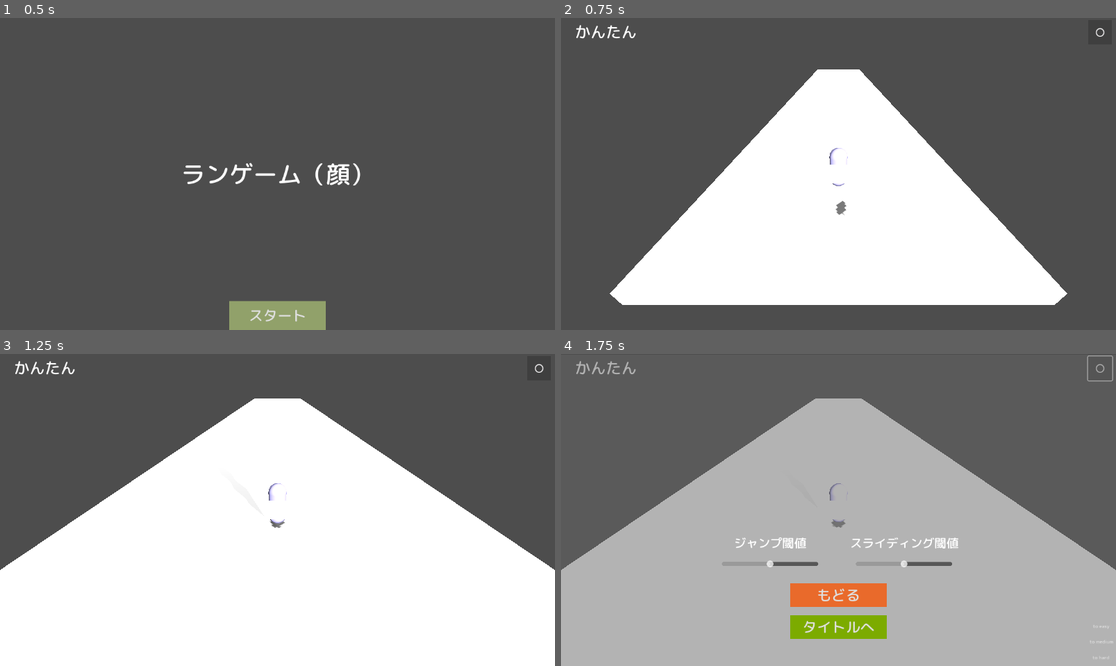
Above: before the commit, frames 1-4 (two rows, left to right).
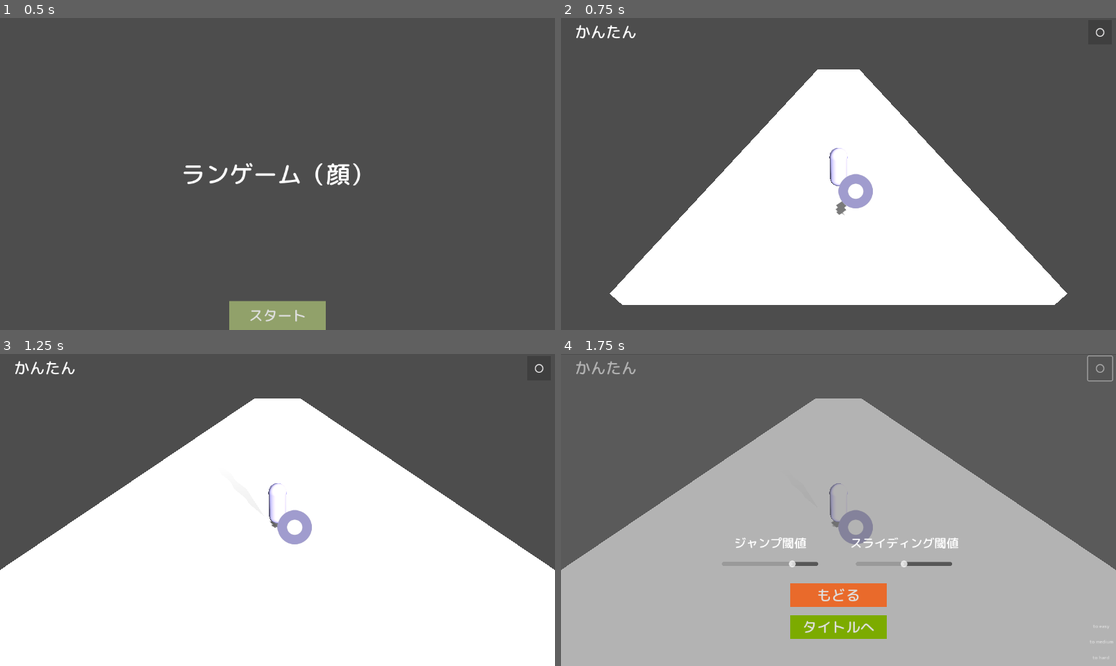
Above: after the commit, the same moments.

Repository: sumi4ki/Rungame_Face
Game: Godot game, scene res://Scenes/title.tscn
The game is run twice, just before and just after one commit, with the same random seed, the same clock (stepped at 60 frames per second) and the same inputs.
Inputs:
- Up to frame 1 (0.5 s): no input
- Up to frame 2 (0.75 s): click "スタート" at 0.5 s
- Up to frame 3 (1.25 s): no input
- Up to frame 4 (1.75 s): click "〇" at 1.25 s

Frame 1 is identical in both runs. In frame 2, 0.5% of the frame differs, in the area x 48-57%, y 46-62%; in frame 3, 0.5%; in frame 4, 0.5%, in the area x 37-57%, y 46-69%.

Commit message:
Add face_position_pointer

Diff:
--- a/Scenes/main.tscn
+++ b/Scenes/main.tscn
@@ -17,7 +17,8 @@
 [ext_resource type="Script" uid="uid://nx284e201d6t" path="res://Scritpts/camera_3d.gd" id="15_kltya"]
 [ext_resource type="Script" uid="uid://dc6uqga7qissg" path="res://Scritpts/web_socket_receive.gd" id="16_e08e2"]
 [ext_resource type="FontFile" uid="uid://b81osdtyc14l0" path="res://Fonts/MPLUSRounded1c-Medium.ttf" id="17_neg2b"]
-[ext_resource type="Script" uid="uid://b6e84cn8w7bh2" path="res://Scritpts/label.gd" id="18_r33sp"]
+[ext_resource type="Script" uid="uid://vgetc4i5spxx" path="res://Scritpts/face_position_pointer.gd" id="18_b3802"]
+[ext_resource type="Texture2D" uid="uid://cdka7oce1iefo" path="res://face_pointer80.png" id="18_fevyy"]
 
 [sub_resource type="Resource" id="Resource_82xsv"]
 script = ExtResource("5_ee4r6")
@@ -297,6 +298,10 @@
 z_pos_list = Array[int]([])
 float_amount_list = Array[float]([])
 metadata/_custom_type_script = "uid://fq1bgubwinrk"
+
+[sub_resource type="GDScript" id="GDScript_fevyy"]
+script/source = "extends Control
+"
 
 [sub_resource type="StyleBoxFlat" id="StyleBoxFlat_vivmo"]
 bg_color = Color(0, 0, 0, 0.180392)
@@ -354,6 +359,7 @@
 grow_horizontal = 2
 grow_vertical = 2
 mouse_filter = 2
+script = SubResource("GDScript_fevyy")
 
 [node name="ModeLabel" type="Label" parent="UserInterface"]
 custom_minimum_size = Vector2(150, 60)
@@ -365,7 +371,6 @@
 theme_override_fonts/font = ExtResource("17_neg2b")
 theme_override_font_sizes/font_size = 32
 text = "モード"
-script = ExtResource("18_r33sp")
 
 [node name="Pause_Button" type="Button" parent="UserInterface"]
 z_index = 1
@@ -426,21 +431,17 @@
 mouse_filter = 2
 color = Color(0, 0, 0, 0.54902)
 
-[node name="ColorRect" type="ColorRect" parent="UserInterface"]
-layout_mode = 1
-anchors_preset = 8
-anchor_left = 0.5
-anchor_top = 0.5
-anchor_right = 0.5
-anchor_bottom = 0.5
-offset_left = -20.0
-offset_top = -20.0
-offset_right = 20.0
-offset_bottom = 20.0
-grow_horizontal = 2
-grow_vertical = 2
+[node name="FacePositionPointer" type="TextureRect" parent="UserInterface"]
+layout_mode = 1
+offset_right = 240.0
+offset_bottom = 240.0
+scale = Vector2(0.3, 0.3)
+texture = ExtResource("18_fevyy")
+script = ExtResource("18_b3802")
+smooth_speed = 12.0
 
 [connection signal="collided" from="Player" to="." method="_on_player_collided"]
 [connection signal="message_received" from="WebSocket_receive" to="." method="_on_web_socket_receive_message_received"]
 [connection signal="message_received" from="WebSocket_receive" to="Player" method="_on_web_socket_receive_message_received"]
+[connection signal="message_received" from="WebSocket_receive" to="UserInterface/FacePositionPointer" method="_on_web_socket_receive_message_received"]
 [connection signal="pressed" from="UserInterface/Pause_Button" to="." method="_on_pause_button_pressed"]
--- /dev/null
+++ b/Scritpts/face_position_pointer.gd
@@ -0,0 +1,50 @@
+extends Control
+
+# ポインターの移動を滑らかにするための変数（オプション）
+@export var smooth_speed: float = 15.0
+var target_position: Vector2 = Vector2.ZERO
+var screen_size: Vector2
+# 感度を上げて、顔認識ギリギリのエリアに行かないようにする
+var pointer_sensitivity = 1.3
+var current_x = 0.5
+var current_y = 0.5
+
+func _ready():
+	# 初期位置を画面中央に
+	screen_size = get_viewport_rect().size
+	target_position = screen_size / 2
+	position = target_position
+
+func _process(delta):
+	# 現在の位置から目標位置へ滑らかに移動させる (Lerp). カクつきを抑える
+	position = position.lerp(target_position, smooth_speed * delta)
+
+func _on_web_socket_receive_message_received(data: Dictionary) -> void:
+	# 再生中に画面の大きさ変更への対応のため、画面サイズ取得
+	screen_size = get_viewport_rect().size
+
+	if data.has("face_x"):
+		var raw_x = clamp(float(data["face_x"]), 0.0, 1.0)
+		# 入力は左が1、Godotは左が0 なので反転させる
+		current_x = 1.0 - raw_x
+
+	if data.has("face_y"):
+		var raw_y = clamp(float(data["face_y"]), 0.0, 1.0)
+		# Y軸は通常 上が0、下が1 なのでそのまま
+		current_y = raw_y
+
+	# アンカーが画面中心であるため、入力から0.5引くことで -0.5 ~ 0.5 の値域に変換
+	current_x -= 0.5
+	current_y -= 0.5
+
+	# -0.5～0.5 の値を 画面サイズ(ピクセル) に変換.
+		# screen_sizeの半分を足して画面中央に補正.
+	var pixel_x = ((current_x * screen_size.x * pointer_sensitivity) + screen_size.x/1.9)
+	var pixel_y = ((current_y * screen_size.y * pointer_sensitivity) + screen_size.y/1.9)
+
+	# ポインターの中心を合わせるための補正
+	# (TextureRectのサイズなどが size に入っている前提)
+	var half_width = size.x / 2.0
+	var half_height = size.y / 2.0
+
+	target_position = Vector2(pixel_x - half_width, pixel_y - half_height)
--- a/Scritpts/label.gd
+++ /dev/null
@@ -1,7 +0,0 @@
-extends Label
-
-var score = 0
-
-# func _every_frame_score_update(s):
-# 	score = s
-# 	text = "speed：%s" % score
--- a/Scritpts/main.gd
+++ b/Scritpts/main.gd
@@ -67,17 +67,12 @@
 		websocket.send_message(message)
 
 func _on_web_socket_receive_message_received(data: Dictionary) -> void:
-	# "status"キーがあるかチェック (カメラ準備メッセージ)
+	# "status"キーがあるかチェック (カメラ準備メッセージ). カメラ初期化時に"status"を受信
 	if data.has("status"):
 		if data["status"] == "camera_ready":
 			chunk_director.start_spawning()
 		elif data["status"] == "camera_failed":
 			print("カメラの起動に失敗しました。")
-			# status_label.text = "準備完了！"
-			# start_button.disabled = false
-		# elif data["status"] == "camera_failed":
-			# status_label.text = "カメラの起動に失敗しました。"
-
 
 func _on_pause_button_pressed() -> void:
 	# 1. ポーズメニューのインスタンスを作成
--- a/Scritpts/player.gd
+++ b/Scritpts/player.gd
@@ -136,7 +136,6 @@
 
 	# ▼▼▼ モードに応じて処理を分岐 ▼▼▼
 	if Settings.current_slide_mode == Settings.SlideMode.TIMER:
-		# 従来通りタイマーを起動
 		sliding_timer.start()
 	elif Settings.current_slide_mode == Settings.SlideMode.HOLD:
 		# ホールドモードの場合、移動量の累積をリセットして記録開始
@@ -146,7 +145,7 @@
 func stop_sliding():
 	is_sliding = false
 	# アニメーション終了時にrunに戻るロジックが既にあるので、
-	# is_sliding を false にするだけでOK
+	# is_sliding を false にするだけ
 
 func Jump():
 	velocity.y = jump_velocity
--- a/Scritpts/settings.gd
+++ b/Scritpts/settings.gd
@@ -11,7 +11,7 @@
 # 現在のスライディングモードを保持する変数（デフォルトはTIMER）
 var current_slide_mode: SlideMode = SlideMode.TIMER
 
-var jump_velocity_threshold := 2.0 # 顔を速く動かしたときだけ反応
+var jump_velocity_threshold := 2.5 # 顔を速く動かしたときだけ反応
 var sliding_velocity_threshold := 1.5 # スライディングは発動しづらいから1.5中心にする
 
 # タイトル画面から「はじめから」プレイする時に呼び出すリセット関数
--- a/Scritpts/web_socket_receive.gd
+++ b/Scritpts/web_socket_receive.gd
@@ -24,12 +24,12 @@
 			var msg = socket.get_packet().get_string_from_utf8()
 			var data = JSON.parse_string(msg)
 			if typeof(data) == TYPE_DICTIONARY:
+				# _on_web_socket_receive_message_received イベントを発火させる（顔位置を送る）
 				emit_signal("message_received", data)
 	elif socket.get_ready_state() == WebSocketPeer.STATE_CLOSED:
 		print("WebSocket 接続が閉じられました。")
 		set_process(false)
 
-# ▼▼▼ 新しくこの関数を追加 ▼▼▼
 # 他のスクリプトからメッセージ送信を依頼するための公開関数
 func send_message(data: Dictionary):
 	if socket.get_ready_state() == WebSocketPeer.STATE_OPEN:
Not shown: 1 places in Scenes/main.tscn that only renumber resources
Not shown, added: Scritpts/face_position_pointer.gd.uid
Not shown, removed: Scritpts/label.gd.uid
Binary file added: face_pointer80.png
Not shown, added: face_pointer80.png.import
